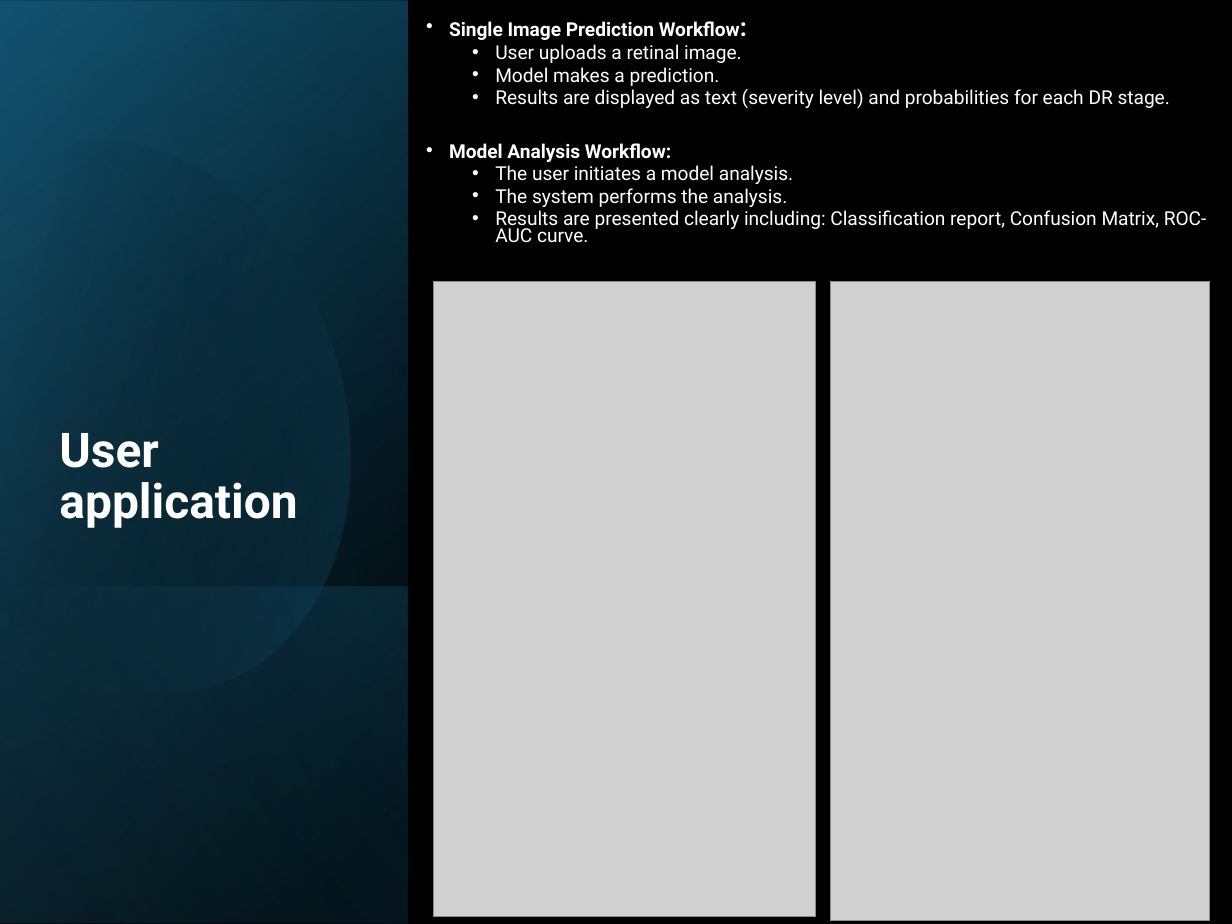
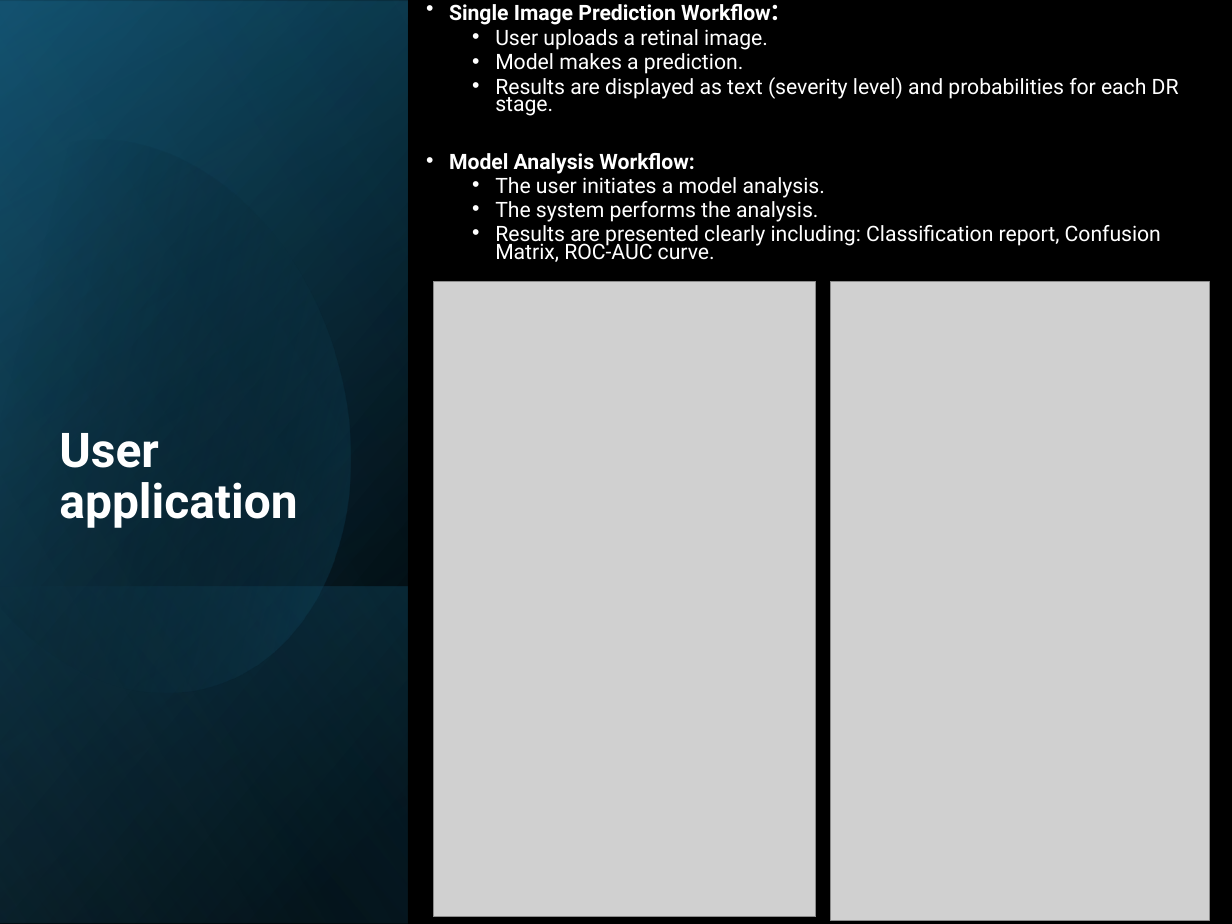
Before and after one commit to lmanov1/DL_DiabeticRetinopathyStagePrediction, a slide deck: slide 20 of presentation/DLStagePredictPresentation.pptx. Drawn at 1232x924 pixels with LibreOffice and Linux fonts; fonts in the diff are those of the drawing; grey boxes stand for pictures. Boxes give left, top, right and bottom in pixels: in the first picture for what was removed or moved away, otherwise in the second. Text is boxed around its words. In the diff, an @@ line names an element or a change of style, - is before the commit and + after.

```diff
--- a/presentation/DLStagePredictPresentation.pptx
+++ b/presentation/DLStagePredictPresentation.pptx
@@ text "Single Image Prediction Workflow:" at [449,4,1179,262]: size 11.2 to 12.4 pt; size 14.7 to 16.3 pt in "Workflow:" @@
```
Also in this commit, not shown: 4 other slides changed, 3 slides added, 2 other files.
